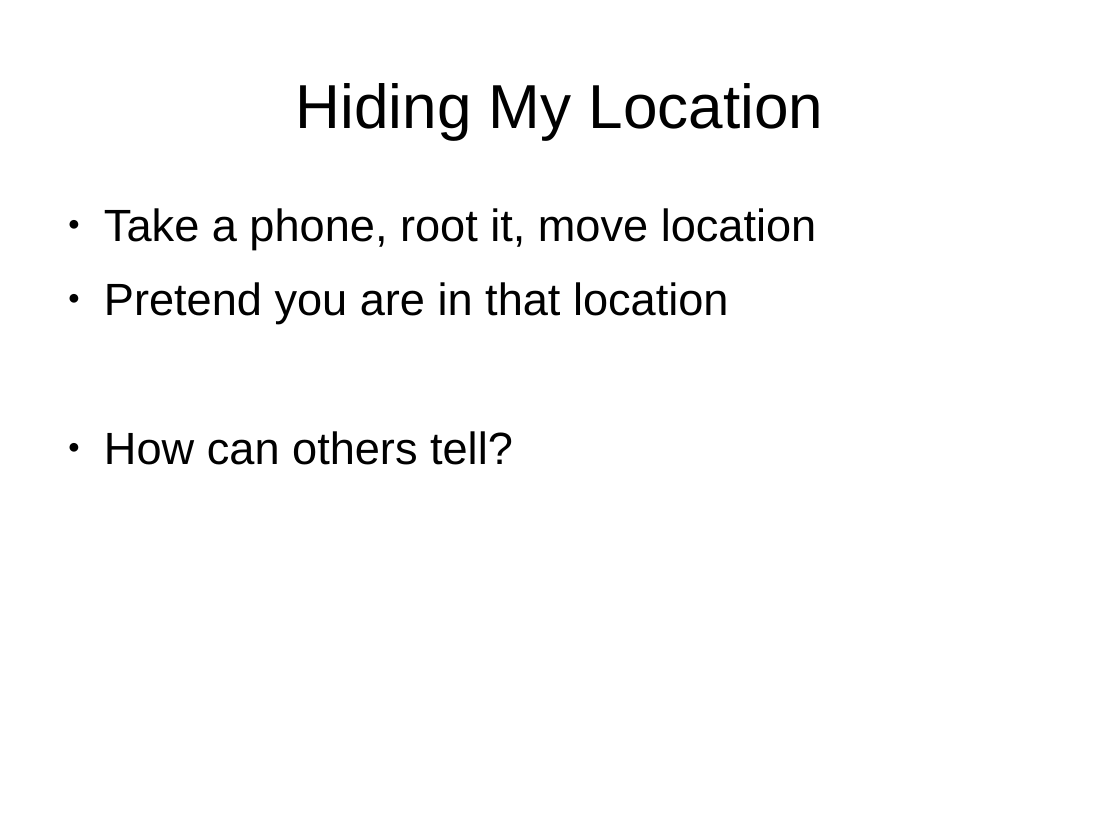
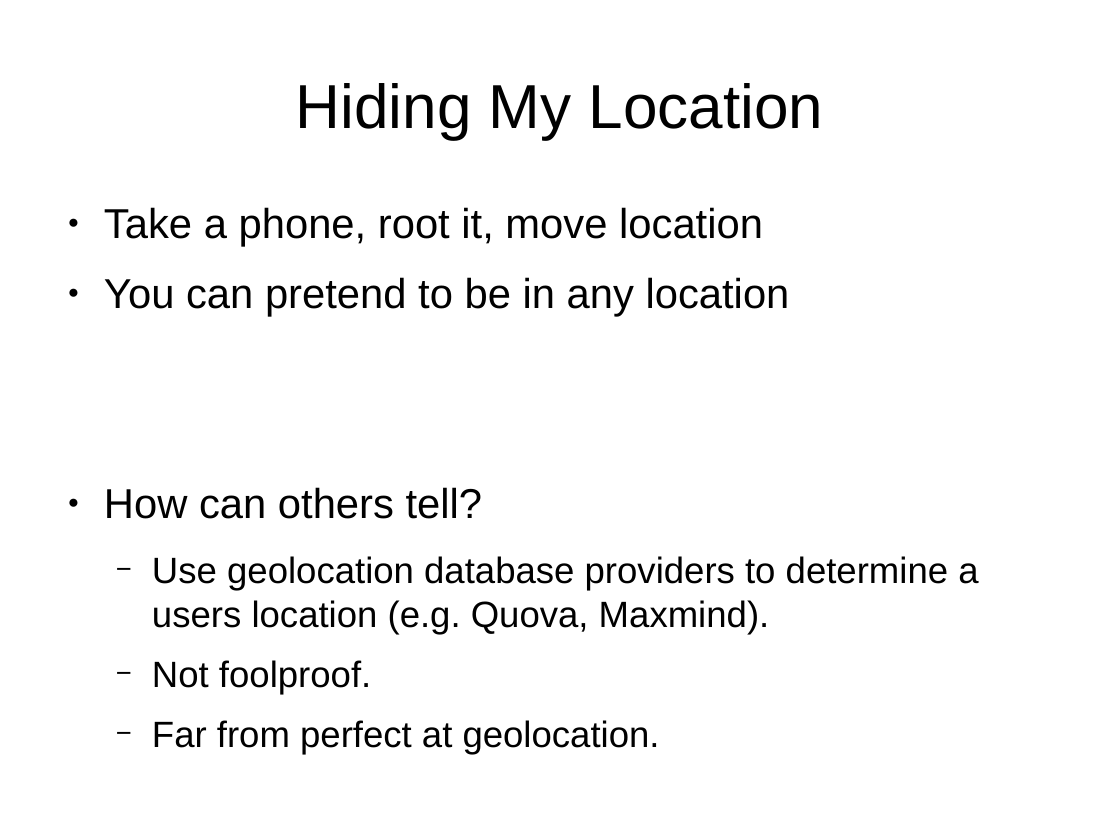
Before and after one commit to inidsol/LightningTalks, a slide deck: slide 9 of spoofing_identity.odp (slide 7 before the commit). Drawn at 1120x840 pixels with LibreOffice and Linux fonts; fonts in the diff are those of the drawing. Boxes give left, top, right and bottom in pixels: in the first picture for what was removed or moved away, otherwise in the second. Text is boxed around its words. In the diff, an @@ line names an element or a change of style, - is before the commit and + after.

```diff
--- a/spoofing_identity.odp
+++ b/spoofing_identity.odp
@@ text at <box>104,207,763,519</box>: size 32 to 29.6 pt in "Take a phone, root it, move location", "How can others tell?" @@
@@ text at <box>104,277,790,317</box>: text changed; size 32 to 29.6 pt @@
-● Pretend you are in that location
+● You can pretend to be in any location
@@ text at <box>152,556,978,754</box>: paragraphs added @@
+  − Use geolocation database providers to determine a users location (e.g. Quova, Maxmind).
+  − Not foolproof.
+  − Far from perfect at geolocation.
```
Also in this commit, not shown: 4 other slides changed, 4 slides added, 2 slides removed, 2 other files.
